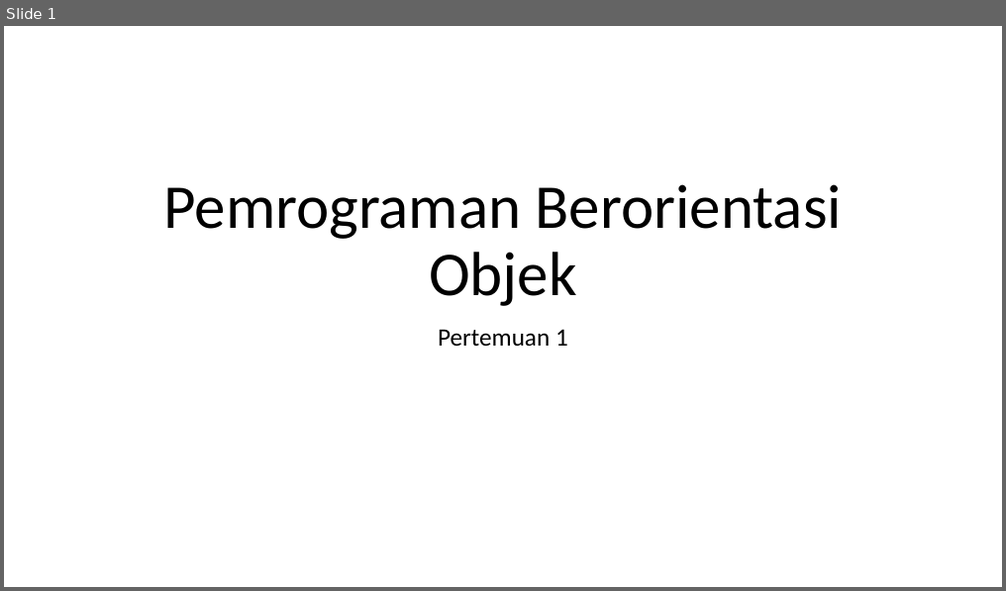
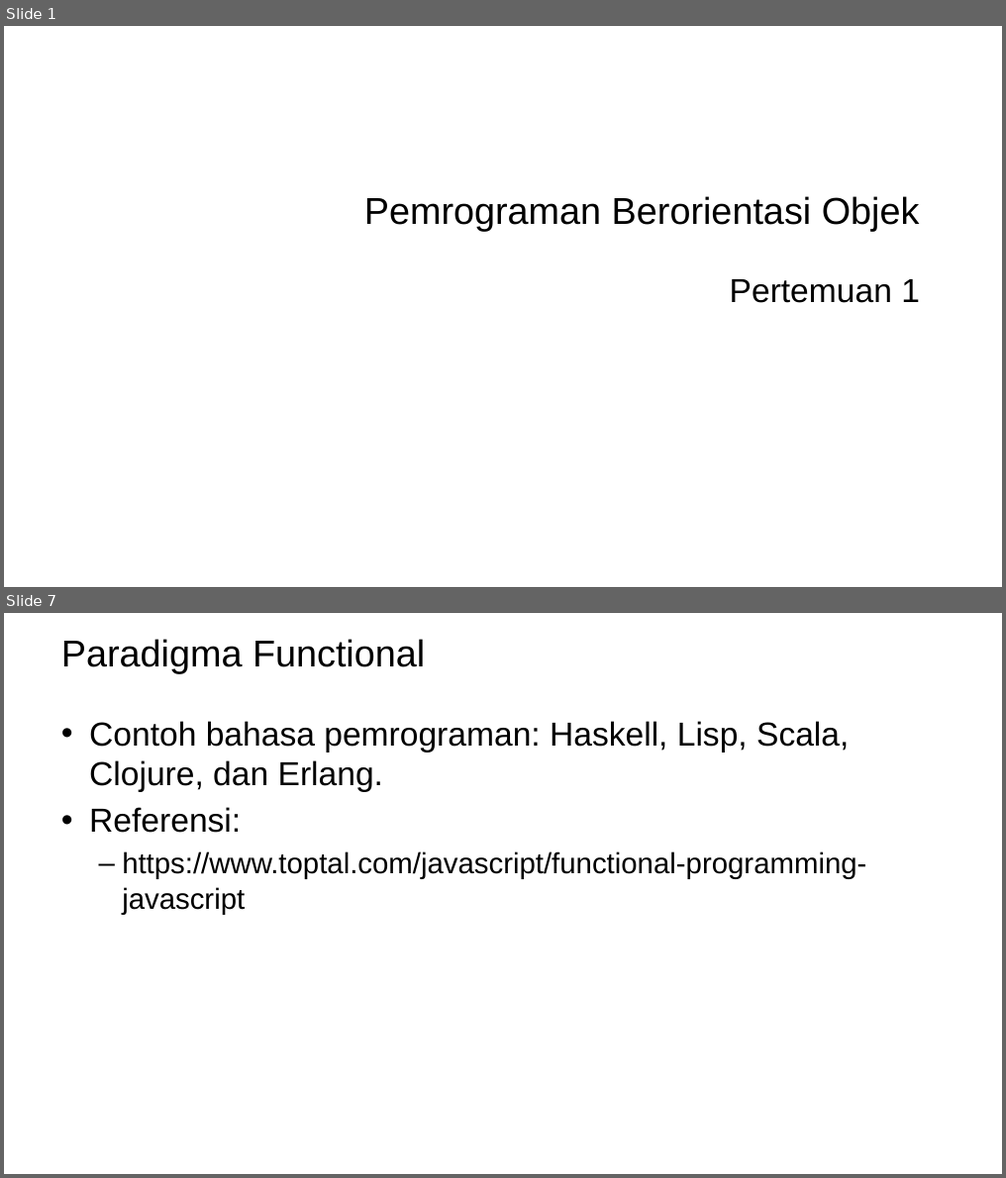
Before and after one commit to ruang-belajar/oop, a slide deck: pptx/pbo-pertemuan-1.pptx. Shown one above the other, each under a label of ours: slide 1 before the commit, slides 1 and 7 after it; the slides between them are not shown. The pictures are 1006x591 and 1006x1178 pixels, drawn with LibreOffice and Linux fonts; fonts in the diff are those of the drawing; background and template pictures are left out. Boxes give left, top, right and bottom in pixels: in the first picture for what was removed or moved away, otherwise in the second. Text is boxed around its words. In the diff, an @@ line names an element or a change of style, - is before the commit and + after.

```diff
--- a/pptx/pbo-pertemuan-1.pptx
+++ b/pptx/pbo-pertemuan-1.pptx
@@ slide 7 added at bbox=[4, 613, 1002, 1174], background picture (left out) @@
@@ title added at bbox=[61, 639, 425, 674], 36 pt, text #000000 @@
+Paradigma Functional
@@ text added at bbox=[89, 721, 866, 915], 32 pt, text #000000 @@
+• Contoh bahasa pemrograman: Haskell, Lisp, Scala, Clojure, dan Erlang.
+• Referensi:
+  – https://www.toptal.com/javascript/functional-programming-javascript
@@ slide 1 changed as well @@
@@ title "Pemrograman Berorientasi Objek": place and size @@
-title "Pemrograman Berorientasi Objek" at bbox=[163, 184, 842, 306]
+title "Pemrograman Berorientasi Objek" at bbox=[364, 196, 920, 231]
@@ title "Pemrograman Berorientasi Objek" at bbox=[364, 196, 920, 231]: size 60 to 36 pt, font Calibri to Arial; alignment centre to right; line spacing 0.9 to 1; vertical alignment bottom to middle @@
@@ subtitle "Pertemuan 1": place and size @@
-subtitle "Pertemuan 1" at bbox=[438, 329, 568, 346]
+subtitle "Pertemuan 1" at bbox=[730, 279, 920, 303]
@@ subtitle "Pertemuan 1" at bbox=[730, 279, 920, 303]: size 24 to 32 pt, font Calibri to Arial; alignment centre to right; line spacing 0.9 to 1; less space between paragraphs @@
```
Also in this commit, not shown: 13 other slides changed, 11 other slides added, 14 slides removed, 1 other file.
